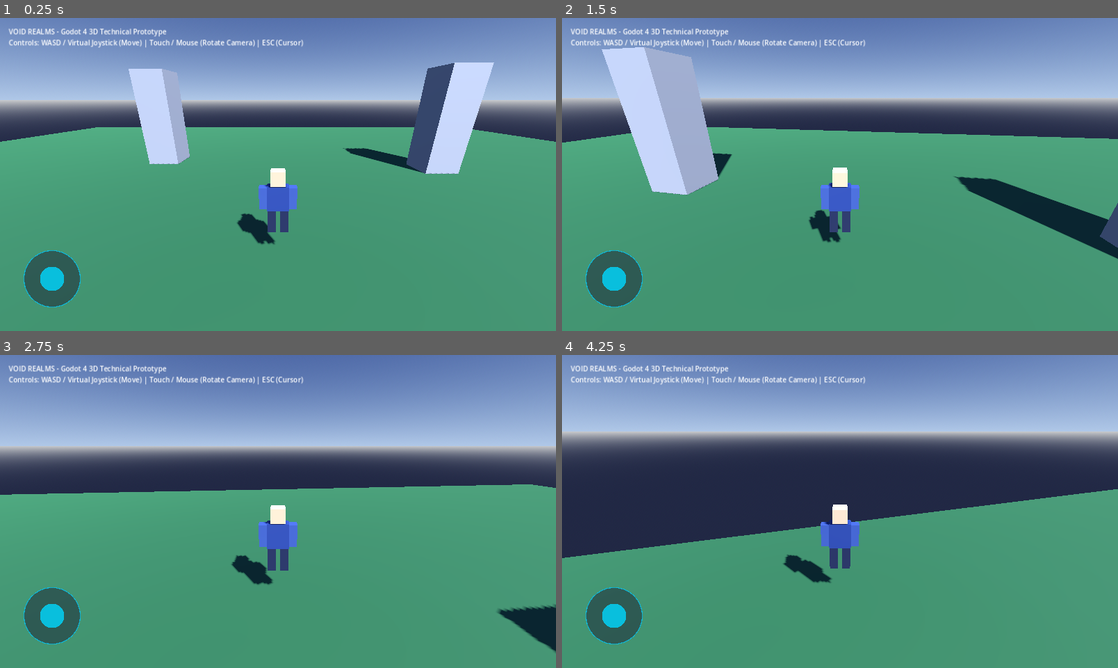
Above: before the commit, frames 1-4 (two rows, left to right).
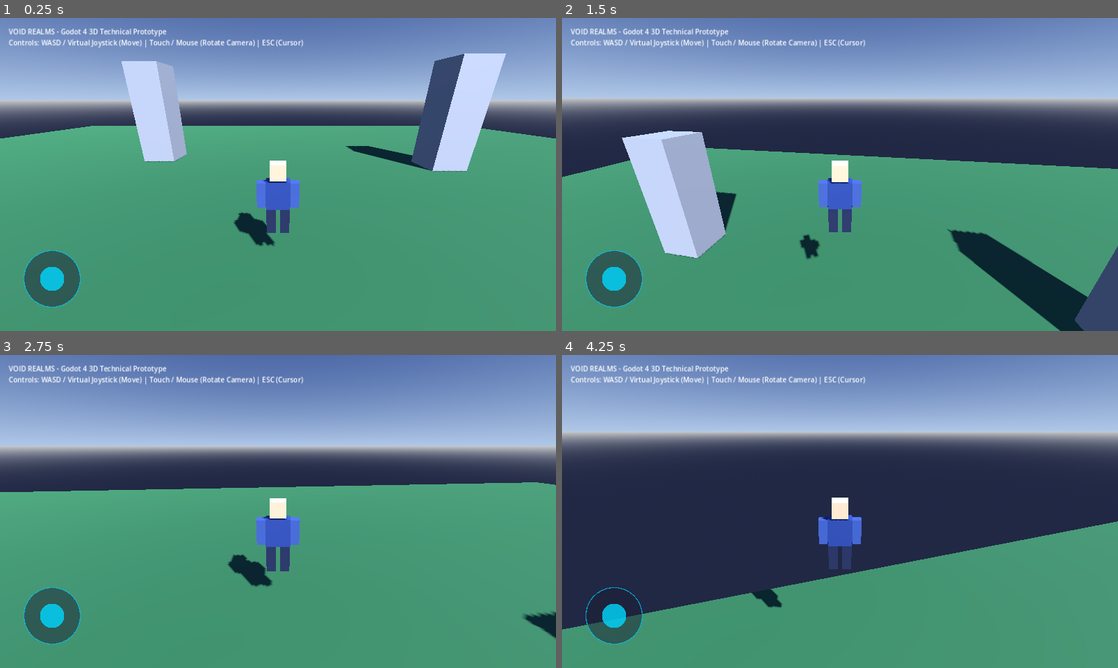
Above: after the commit, the same moments.

Repository: salihakilicer6-prog/Void-realms
Game: Godot game, scene res://scenes/Main3D.tscn
The game is run twice, just before and just after one commit, with the same random seed, the same clock (stepped at 60 frames per second) and the same inputs.
Inputs (mouse positions are in pixels of both pictures, inside the frame that each line leads up to):
- Up to frame 1 (0.25 s): no input
- Up to frame 2 (1.5 s): tap Enter (ui_accept) at 0.5 s; move the mouse to (867, 174) at 0.52 s; hold W (move_forward) from 0.53 s (still down); click (867, 174) at 0.67 s; tap Space (jump) at 0.77 s; move the mouse to (812, 174) at 1.27 s; click (812, 174) at 1.42 s
- Up to frame 3 (2.75 s): keep holding W (move_forward); tap Space (jump) at 1.52 s; move the mouse to (289, 505) at 2.02 s; click (289, 505) at 2.17 s
- Up to frame 4 (4.25 s): keep holding W (move_forward); move the mouse to (834, 517) at 2.77 s; click (834, 517) at 2.92 s; tap Space (jump) at 3.02, 3.77 s; move the mouse to (878, 514) at 3.52 s; click (878, 514) at 3.67 s

The runs differ from the first frame. In frame 1, 3.8% of the frame differs, in the area x 0-100%, y 11-73%; in frame 2, 21%, in the area x 0-100%, y 9-100%; in frame 3, 1.9%; in frame 4, 16%.

Commit message:
Fix Godot 4.7.2 VirtualJoystick class collision and 3D third-person camera issues
- Rename global class VirtualJoystick to VoidRealmsVirtualJoystick to fix native class hiding error in Godot 4.7.2.
- Fix Pillar1 and Pillar2 collision shape mismatch (60x1x60 ground shape -> 2x6x2 pillar shape) in Main3D.tscn to prevent phantom collisions.
- Adjust SpringArm3D pivot height (1.45m), margin (0.25m), spring_length (4.5m), and Camera3D near clipping plane (0.05m).
- Exclude player RID from SpringArm3D and clamp vertical pitch limits to [-40°, +70°] to prevent camera from entering player body/legs.

Co-authored-by: salihakilicer6-prog <240379350+salihakilicer6-prog@users.noreply.github.com>

Diff:
--- a/godot_client/scenes/Main3D.tscn
+++ b/godot_client/scenes/Main3D.tscn
@@ -69,6 +69,9 @@
 [sub_resource type="BoxMesh" id="BoxMesh_pillar"]
 size = Vector3(2, 6, 2)
 
+[sub_resource type="BoxShape3D" id="BoxShape3D_pillar"]
+size = Vector3(2, 6, 2)
+
 [node name="Main3D" type="Node3D"]
 
 [node name="WorldEnvironment" type="WorldEnvironment" parent="."]
@@ -95,13 +98,16 @@
 mesh = SubResource("BoxMesh_pillar")
 
 [node name="CollisionShape3D" type="CollisionShape3D" parent="Pillar1"]
-shape = SubResource("BoxShape3D_ground")
+shape = SubResource("BoxShape3D_pillar")
 
 [node name="Pillar2" type="StaticBody3D" parent="."]
 transform = Transform3D(1, 0, 0, 0, 1, 0, 0, 0, 1, 10, 3, -8)
 
 [node name="MeshInstance3D" type="MeshInstance3D" parent="Pillar2"]
 mesh = SubResource("BoxMesh_pillar")
+
+[node name="CollisionShape3D" type="CollisionShape3D" parent="Pillar2"]
+shape = SubResource("BoxShape3D_pillar")
 
 [node name="Player3D" type="CharacterBody3D" parent="."]
 transform = Transform3D(1, 0, 0, 0, 1, 0, 0, 0, 1, 0, 1, 0)
@@ -148,10 +154,12 @@
 shape = SubResource("CapsuleShape3D_player")
 
 [node name="SpringArm3D" type="SpringArm3D" parent="Player3D"]
-transform = Transform3D(1, 0, 0, 0, 0.939693, 0.34202, 0, -0.34202, 0.939693, 0, 1.6, 0)
-spring_length = 5.0
+transform = Transform3D(1, 0, 0, 0, 0.939693, 0.34202, 0, -0.34202, 0.939693, 0, 1.45, 0)
+spring_length = 4.5
+margin = 0.25
 
 [node name="Camera3D" type="Camera3D" parent="Player3D/SpringArm3D"]
+near = 0.05
 
 [node name="UI" type="CanvasLayer" parent="."]
 
--- a/godot_client/scripts/character/Player3DController.gd
+++ b/godot_client/scripts/character/Player3DController.gd
@@ -7,6 +7,8 @@
 @export var speed: float = 7.0
 @export var jump_velocity: float = 8.5
 @export var mouse_sensitivity: float = 0.003
+@export var min_pitch_deg: float = -40.0
+@export var max_pitch_deg: float = 70.0
 
 var gravity: float = ProjectSettings.get_setting("physics/3d/default_gravity", 9.8)
 
@@ -18,13 +20,15 @@
 
 func _ready() -> void:
 	Input.set_mouse_mode(Input.MOUSE_MODE_CAPTURED)
+	if spring_arm:
+		spring_arm.add_excluded_object(get_rid())
 
 func _unhandled_input(event: InputEvent) -> void:
 	if event is InputEventMouseMotion and Input.get_mouse_mode() == Input.MOUSE_MODE_CAPTURED:
 		rotate_y(-event.relative.x * mouse_sensitivity)
 		if spring_arm:
 			spring_arm.rotate_x(-event.relative.y * mouse_sensitivity)
-			spring_arm.rotation.x = clamp(spring_arm.rotation.x, deg_to_rad(-75), deg_to_rad(30))
+			spring_arm.rotation.x = clamp(spring_arm.rotation.x, deg_to_rad(min_pitch_deg), deg_to_rad(max_pitch_deg))
 
 	# Toggle mouse capture with ESC
 	if event.is_action_pressed("ui_cancel"):
@@ -38,7 +42,7 @@
 		rotate_y(-event.relative.x * mouse_sensitivity * 1.5)
 		if spring_arm:
 			spring_arm.rotate_x(-event.relative.y * mouse_sensitivity * 1.5)
-			spring_arm.rotation.x = clamp(spring_arm.rotation.x, deg_to_rad(-75), deg_to_rad(30))
+			spring_arm.rotation.x = clamp(spring_arm.rotation.x, deg_to_rad(min_pitch_deg), deg_to_rad(max_pitch_deg))
 
 func _physics_process(delta: float) -> void:
 	if not is_on_floor():
Not shown: 1 places in godot_client/scenes/Main3D.tscn that only renumber resources
